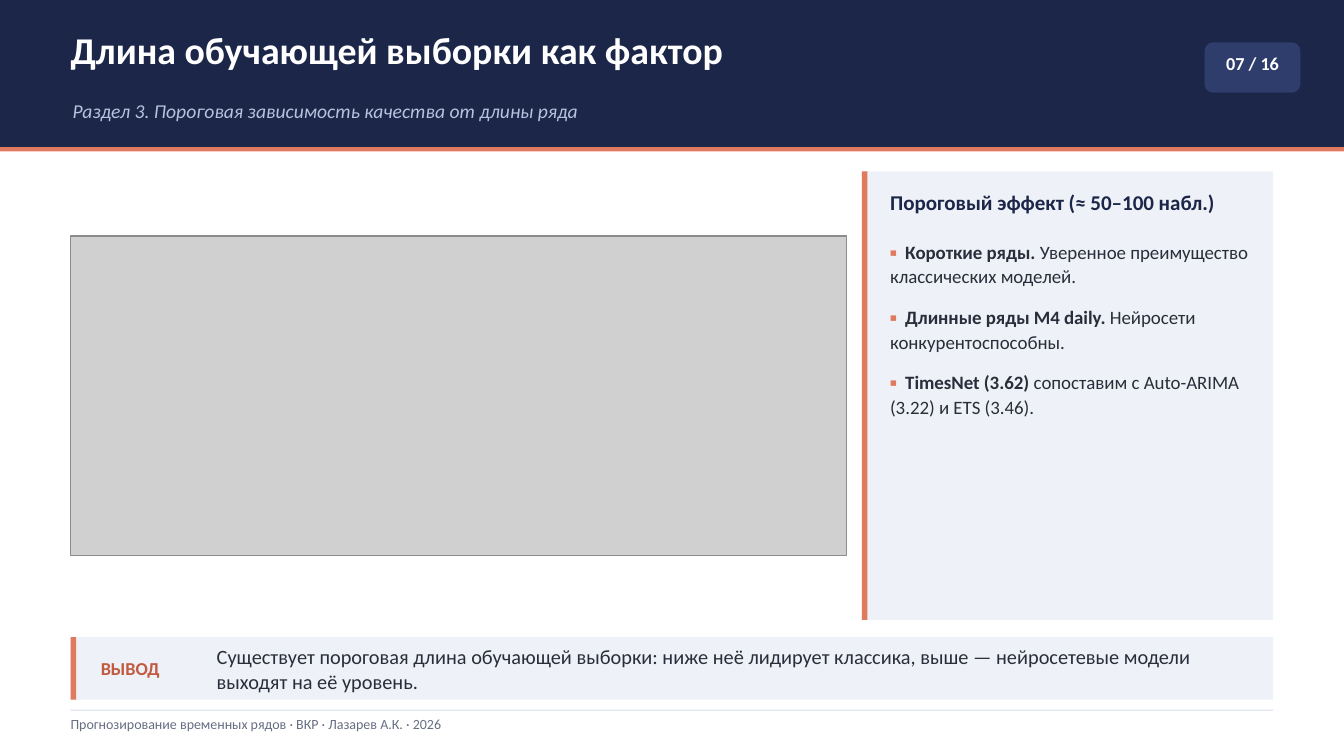
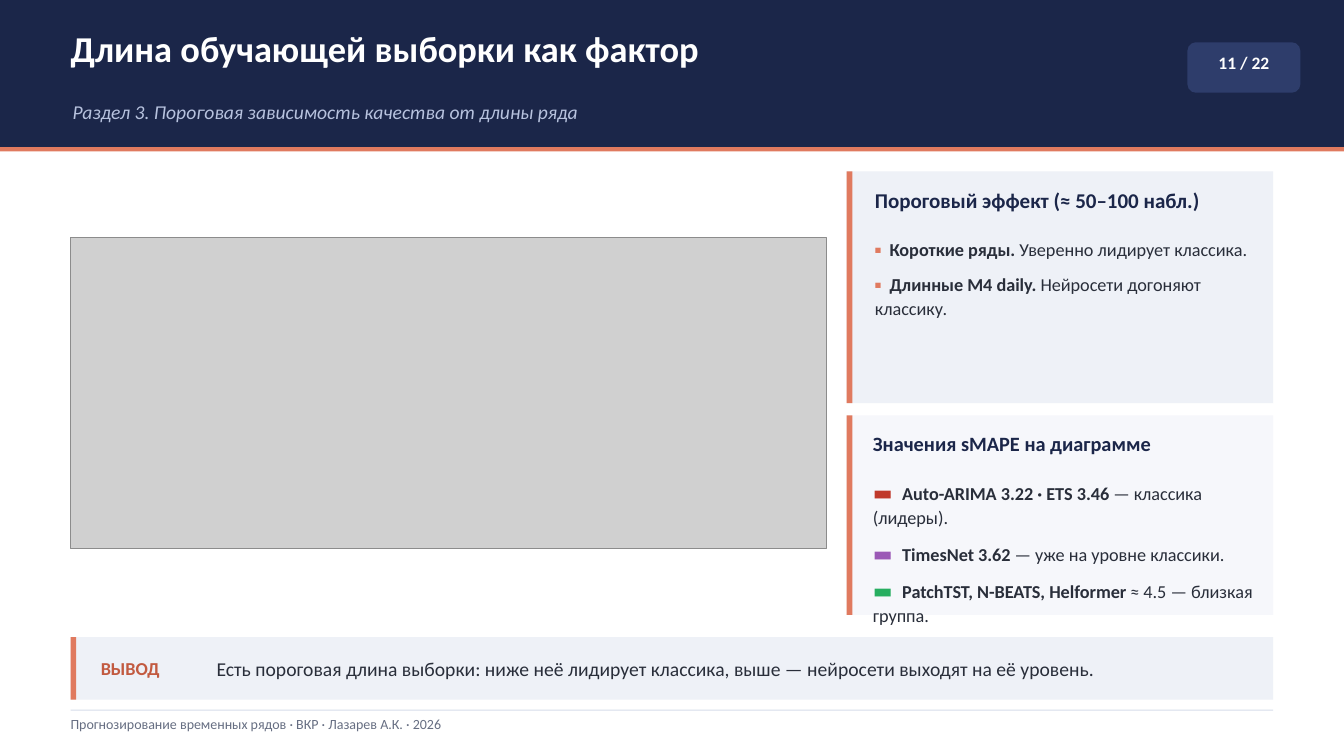
Before and after one commit to Prost444/Hybrid-models-for-TS-processing, a slide deck: slide 11 of docs/Презентация_Лазарев_ВКР.pptx (slide 7 before the commit). Drawn at 1344x756 pixels with LibreOffice and Linux fonts; fonts in the diff are those of the drawing; grey boxes stand for pictures. Boxes give left, top, right and bottom in pixels: in the first picture for what was removed or moved away, otherwise in the second. Text is boxed around its words. In the diff, an @@ line names an element or a change of style, - is before the commit and + after.

```diff
--- a/docs/Презентация_Лазарев_ВКР.pptx
+++ b/docs/Презентация_Лазарев_ВКР.pptx
@@ text "Длина обучающей выборки как фактор" at box(71, 37, 699, 68): size 27 to 26 pt @@
@@ rounded rectangle: place and size @@
-rounded rectangle at box(1205, 42, 1301, 93)
+rounded rectangle at box(1188, 42, 1301, 93)
@@ text added at box(1218, 57, 1270, 69), 12.5 pt, text #FFFFFF, bold @@
+11 / 22
@@ text removed at box(1226, 57, 1279, 70) @@
-07 / 16
@@ rectangle: place and size @@
-rectangle at box(862, 171, 1273, 620)
+rectangle at box(847, 171, 1273, 403)
@@ rectangle: place and size @@
-rectangle at box(862, 171, 868, 620)
+rectangle at box(847, 171, 853, 403)
@@ text "Пороговый эффект (≈ 50–100 набл.)": place and size @@
-text "Пороговый эффект (≈ 50–100 набл.)" at box(890, 194, 1215, 214)
+text "Пороговый эффект (≈ 50–100 набл.)" at box(875, 192, 1200, 212)
@@ picture: place and size @@
-picture at box(71, 236, 847, 556)
+picture at box(71, 238, 827, 548)
@@ text added at box(875, 244, 1247, 318), 13 pt, text #292E3A @@
+▪ Короткие ряды. Уверенно лидирует классика.
+▪ Длинные M4 daily. Нейросети догоняют классику.
@@ text removed at box(890, 246, 1248, 417) @@
-▪ Короткие ряды. Уверенное преимущество классических моделей.
-▪ Длинные ряды M4 daily. Нейросети конкурентоспособны.
-▪ TimesNet (3.62) сопоставим с Auto-ARIMA (3.22) и ETS (3.46).
@@ rectangle added at box(847, 415, 1273, 615), fill #F6F7FB @@
@@ rectangle added at box(847, 415, 853, 615), fill #E07A5F @@
@@ text added at box(873, 437, 1151, 455), 14.5 pt, text #1B2649, bold @@
+Значения sMAPE на диаграмме
@@ text added at box(873, 487, 1253, 600), 13 pt, text #292E3A, bold @@
+▬ Auto-ARIMA 3.22 · ETS 3.46 — классика (лидеры).
+▬ TimesNet 3.62 — уже на уровне классики.
+▬ PatchTST, N-BEATS, Helformer ≈ 4.5 — близкая группа.
@@ text at box(217, 662, 1093, 680): text changed; size 14.5 to 14 pt @@
-Существует пороговая длина обучающей выборки: ниже неё лидирует классика, выше — нейросетевые модели выходят на её уровень.
+Есть пороговая длина выборки: ниже неё лидирует классика, выше — нейросети выходят на её уровень.
```
Also in this commit, not shown: 12 other slides changed, 10 slides added, 1 slide removed, 25 other files.
